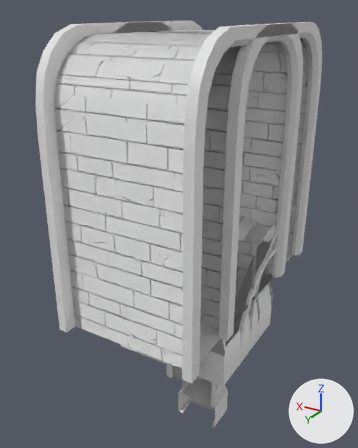
An edit to the Blender file SD_const_1.blend, drawn before and after from the same camera.
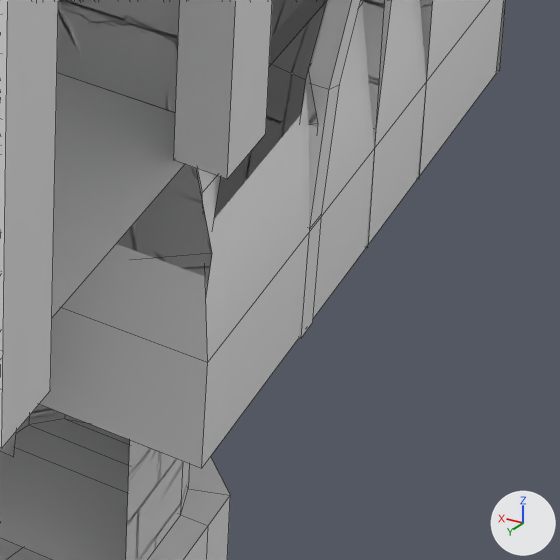
The first picture shows the older version from a camera (50 mm lens) standing at (-1.75, 3.25, 2.14) and looking at (0.2, -0.02, 0.51). The close-ups show both versions on the part from 53% to 78% of the width and 70% to 90% of the height of that picture. Lighting does not change. The marker at lower right points along +X, +Y and +Z. The close-ups show mesh edges as thin lines.

Objects in the first close-up: 'SD_CeilingRoundIn-OLD', 'SD_CeilingRoundIn_1', 'SD_CelinigRoundOut', 'SD_Column_1', 'SD_DoorwayDouble_1', 'SD_DoorwaySingle_1', 'SD_Floor_1', 'SD_Wall_1'.
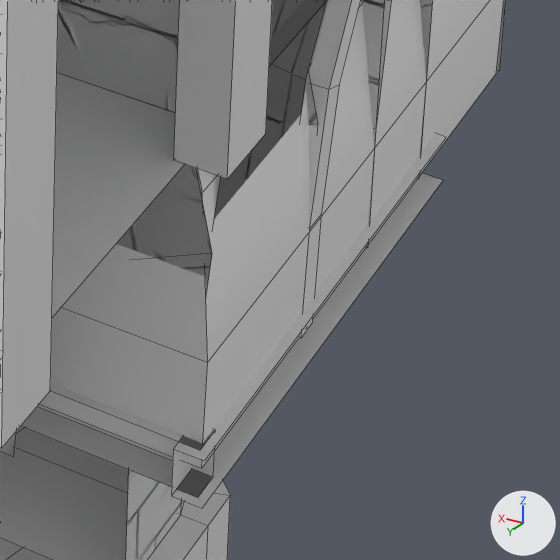
What differs and where, as boxes [x1, y1, x2, y2] in the close-ups (560 x 560 px):
'SD_CelinigRoundOut', reshaped
    before: [40, 0, 506, 468]
    after: [21, 0, 506, 509]
part 1 of me_sd_celinigroundout, added
    after: [21, 134, 446, 509]

The change in detail:
me_sd_celinigroundout is used by ob_sd_celinigroundout; location (0.0, 0.0, 0.0).
Verts and faces of me_sd_celinigroundout; kept vertices keep their numbers, new ones are numbered from 269.
me_sd_celinigroundout had 269 vertices, 204 faces and spanned x -0.5..0.5, y -0.5..0.5, z -0.5..0.5.
me_sd_celinigroundout now has 285 vertices, 210 faces and spans x -0.513..0.5, y -0.5..0.522, z -0.534..0.5.
Part 1, on me_sd_celinigroundout:
New vertex 269 is at (-0.5, 0.507, -0.534), pixel (197, 497).
New vertex 270 is at (-0.5, 0.507, -0.462), pixel (199, 450).
New vertex 271 is at (-0.5, 0.466, -0.462), pixel (215, 430).
New vertex 272 is at (-0.5, 0.466, -0.534), pixel (212, 477).
New vertices 273 to 276 stand at vertices 269 to 272, in that order, plus (0.844, 0.0, 0.0).
New vertex 277 is at (-0.513, -0.235, -0.534), pixel (443, 180).
New vertex 278 is at (-0.513, 0.522, -0.534), pixel (201, 508).
New vertex 279 is at (-0.513, -0.235, -0.462), pixel (446, 137).
New vertex 280 is at (-0.513, 0.522, -0.462), pixel (204, 461).
New vertices 281 to 284 stand at vertices 277 to 280, in that order, plus (0.042, 0.0, 0.0).
New faces: (270, 271, 275, 274), (271, 272, 276, 275), (269, 273, 276, 272), (279, 283, 284, 280), (281, 282, 284, 283), (277, 278, 282, 281) (mat_wall_mat_2 (its picture is missing)).
